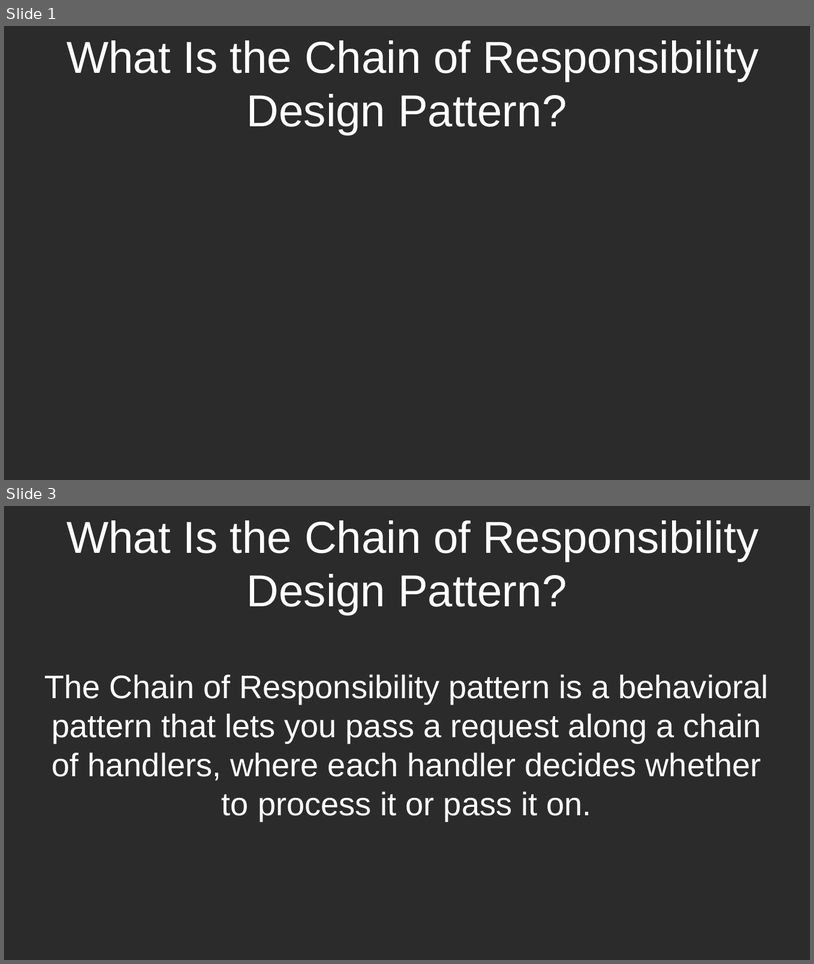
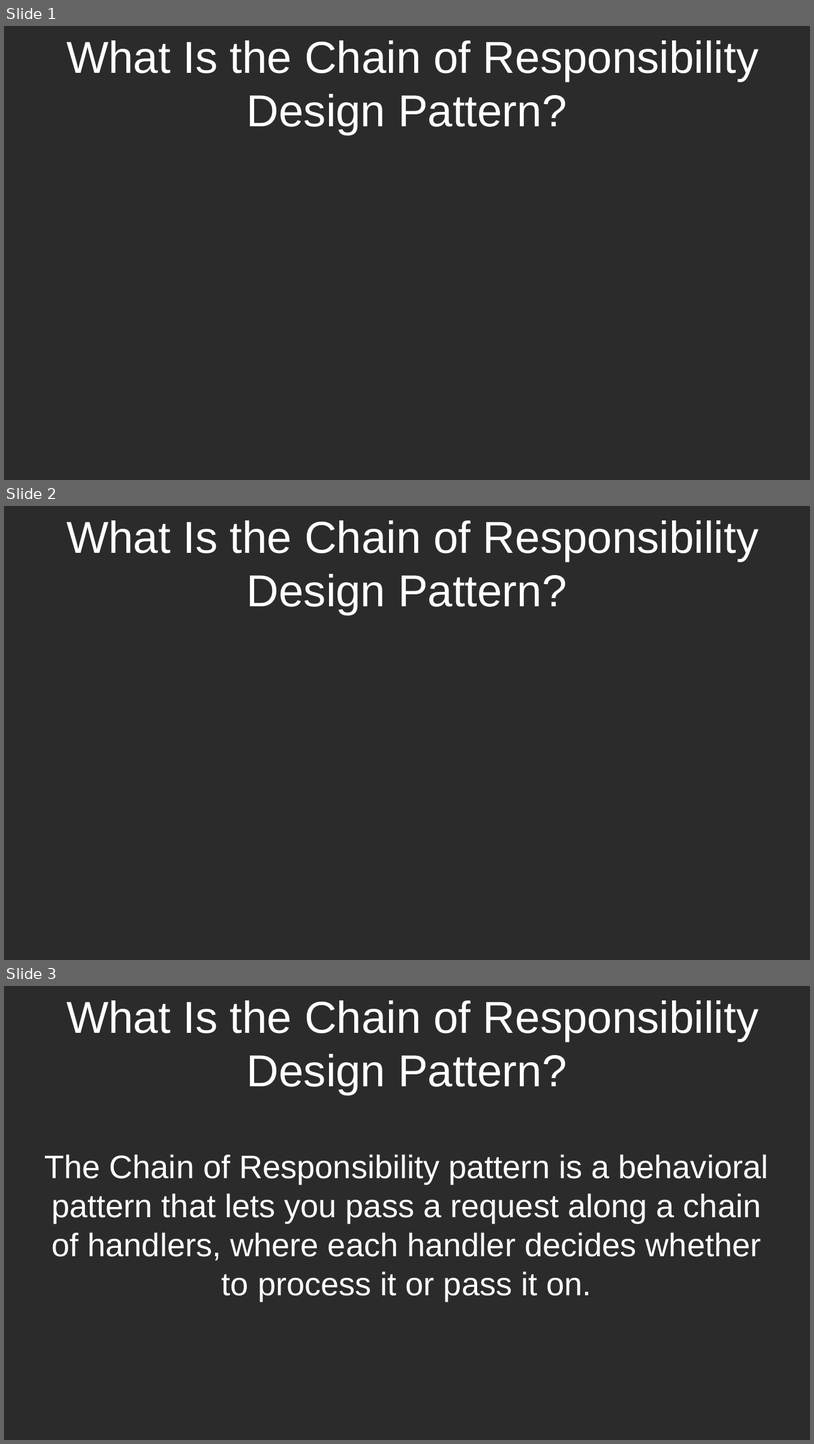
Before and after one commit to RayAndrade/JavaScriptStudy, a slide deck: Behavioral/ChainOfResponsibility/intro.odp. Shown one above the other, each under a label of ours: slides 1 and 3 before the commit, slides 1, 2 and 3 after it; the slides between them are not shown. The pictures are 814x964 and 814x1444 pixels, drawn with LibreOffice and Linux fonts; fonts in the diff are those of the drawing; background and template pictures are left out; a plain dark background stands for a picture behind light text. Boxes give left, top, right and bottom in pixels: in the first picture for what was removed or moved away, otherwise in the second. Text is boxed around its words. In the diff, an @@ line names an element or a change of style, - is before the commit and + after.

```diff
--- a/Behavioral/ChainOfResponsibility/intro.odp
+++ b/Behavioral/ChainOfResponsibility/intro.odp
@@ slide 2 added at (4, 506, 810, 960), background picture (left out) @@
@@ title added at (66, 520, 759, 615), 44 pt, text #FFFFFF @@
+What Is the Chain of Responsibility Design Pattern?
```
Also in this commit, not shown: 12 other files.
